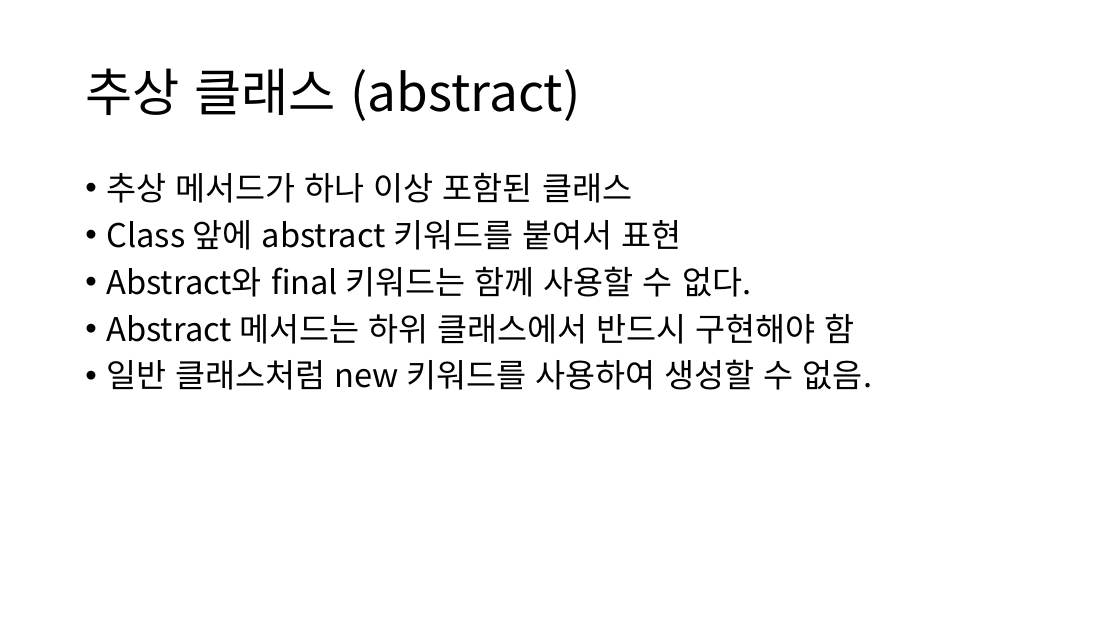
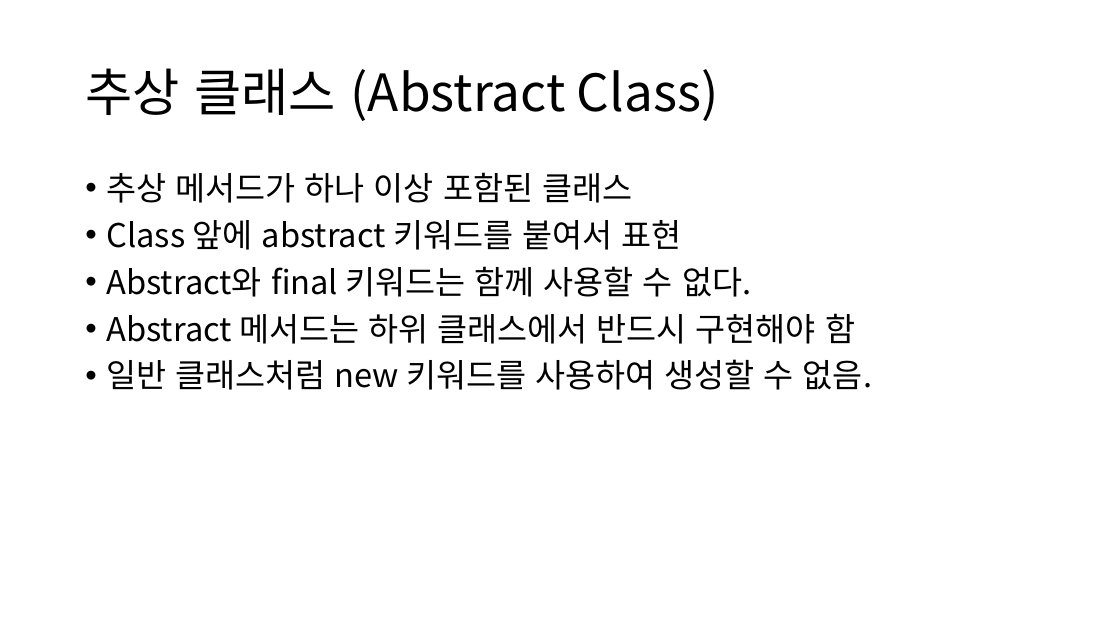
Before and after one commit to YonghoChoi/develop-note, a slide deck: slide 37 of ppt/객체지향 기본.pptx (slide 31 before the commit). Drawn at 1120x630 pixels with LibreOffice and Linux fonts; fonts in the diff are those of the drawing. Boxes give left, top, right and bottom in pixels: in the first picture for what was removed or moved away, otherwise in the second. Text is boxed around its words. In the diff, an @@ line names an element or a change of style, - is before the commit and + after.

```diff
--- a/ppt/객체지향 기본.pptx
+++ b/ppt/객체지향 기본.pptx
@@ title at [85,68,719,121]: text changed @@
-추상 클래스 (abstract)
+추상 클래스 (Abstract Class)
```
Also in this commit, not shown: 22 other slides changed, 10 slides added.
